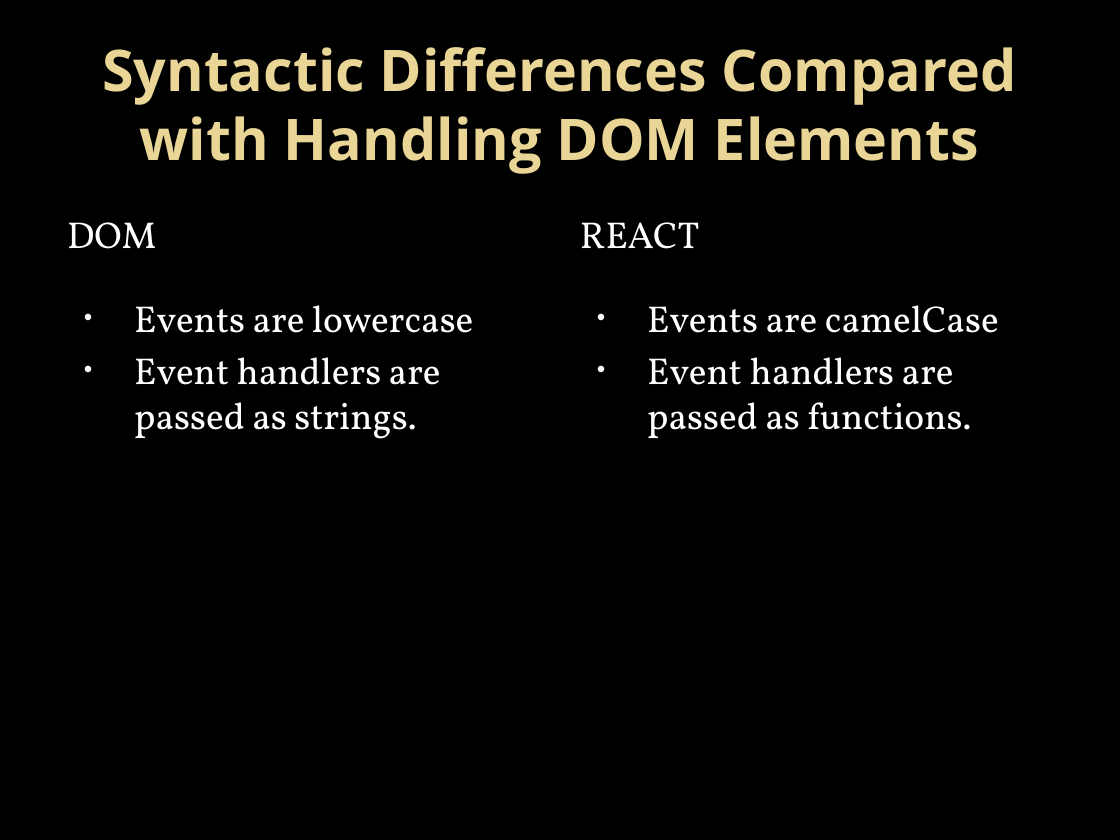
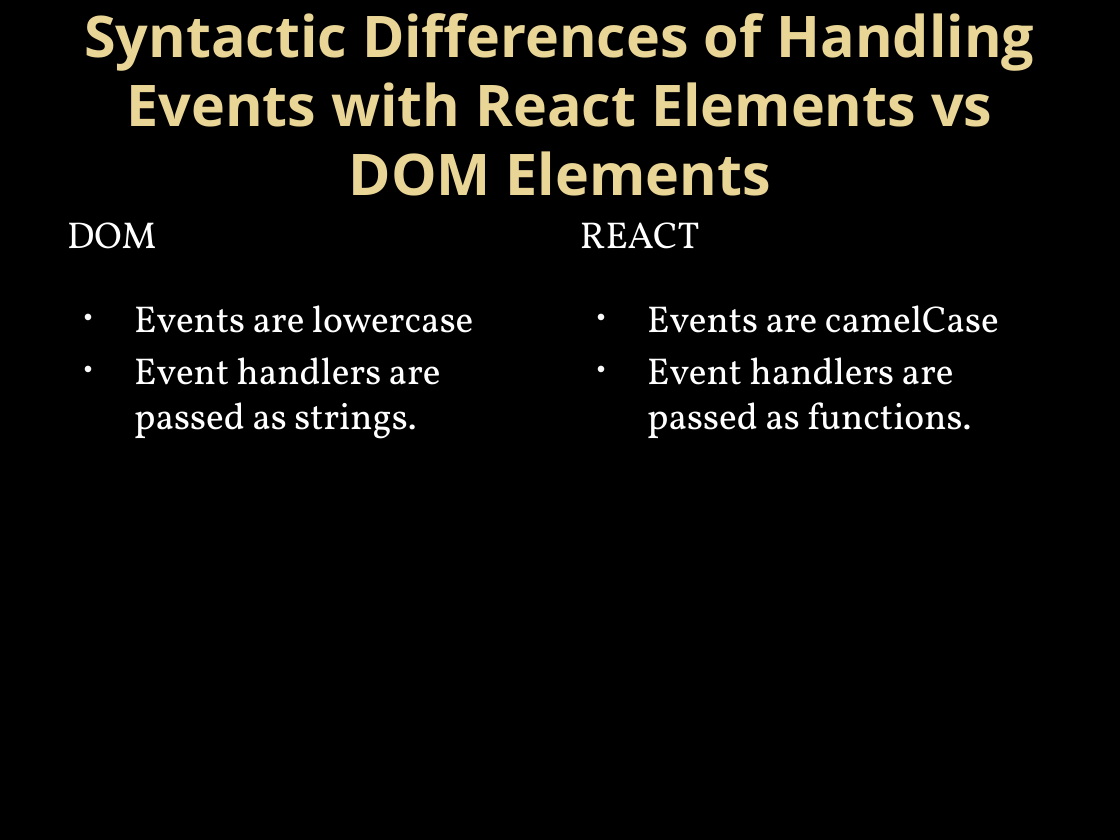
Before and after one commit to nhopfe/cohort3, a slide deck: slide 2 of Handling Events in React.pptx (slide 4 before the commit). Drawn at 1120x840 pixels with LibreOffice and Linux fonts; fonts in the diff are those of the drawing; background and template pictures are left out. Boxes give left, top, right and bottom in pixels: in the first picture for what was removed or moved away, otherwise in the second. Text is boxed around its words. In the diff, an @@ line names an element or a change of style, - is before the commit and + after.

```diff
--- a/Handling Events in React.pptx
+++ b/Handling Events in React.pptx
@@ title at (x1=84, y1=13, x2=1034, y2=196): text changed @@
-Syntactic Differences Compared with Handling DOM Elements
+Syntactic Differences of Handling Events with React Elements vs DOM Elements
```
Also in this commit, not shown: 6 other slides changed, 4 slides added, 3 slides removed.
